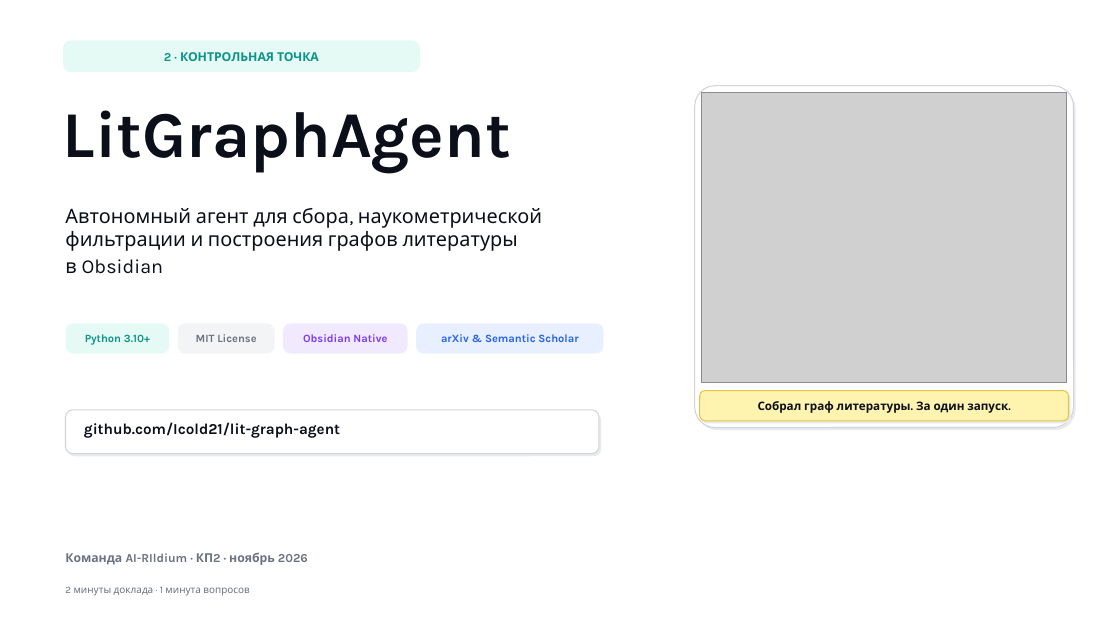
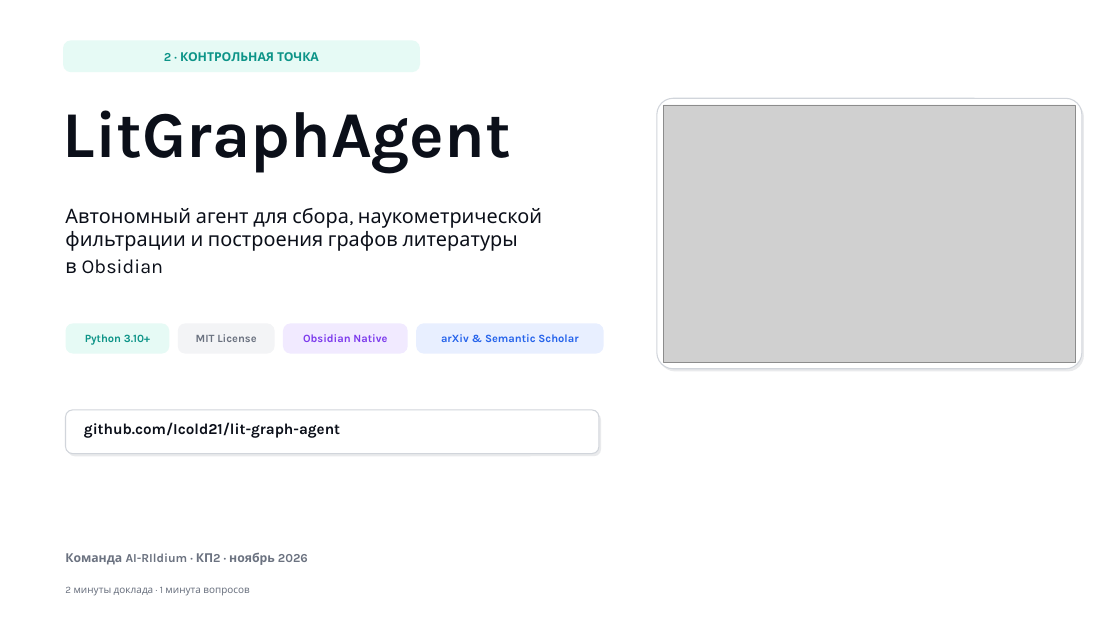
Before and after one commit to Icold21/lit-graph-agent, a slide deck: slide 1 of docs/kp2/kp2_presentation_kp1_style.pptx. Drawn at 1120x630 pixels with LibreOffice and Linux fonts; fonts in the diff are those of the drawing; grey boxes stand for pictures; background and template pictures are left out. Boxes give left, top, right and bottom in pixels: in the first picture for what was removed or moved away, otherwise in the second. Text is boxed around its words. In the diff, an @@ line names an element or a change of style, - is before the commit and + after.

```diff
--- a/docs/kp2/kp2_presentation_kp1_style.pptx
+++ b/docs/kp2/kp2_presentation_kp1_style.pptx
@@ rounded rectangle: place and size @@
-rounded rectangle at bbox=[695, 86, 1074, 428]
+rounded rectangle at bbox=[657, 98, 1082, 369]
@@ rounded rectangle: place and size @@
-rounded rectangle at bbox=[697, 88, 1075, 430]
+rounded rectangle at bbox=[659, 101, 1084, 371]
@@ picture: place and size @@
-picture at bbox=[702, 92, 1067, 382]
+picture at bbox=[664, 105, 1075, 362]
@@ rounded rectangle removed at bbox=[700, 391, 1069, 421] @@
-Собрал граф литературы. За один запуск.
@@ rounded rectangle removed at bbox=[702, 393, 1071, 423] @@
```
Also in this commit, not shown: 1 other slide changed, 4 other files.
